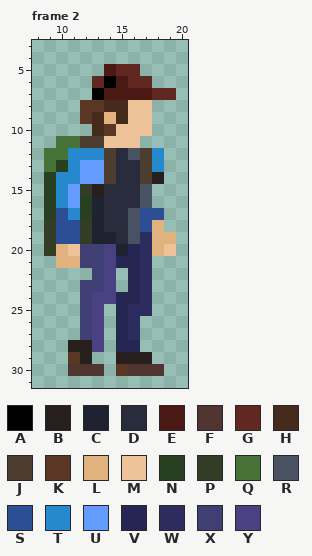
One commit to this pixel-art file: Terrius Remake/Assets/Projeto/Sprites/Characters/Player/HMMIdleBare.aseprite. The picture above is the old version.
32x32 pixels, 2 frames. Shown: frame 2: x 8..20, y 3..31. The commit also changed other frames, which this record leaves out.
Palette (. is transparent): A #000000  B #271f1b  C #1f2231  D #282c3c  E #4b1914  F #4f342f  G #612721  H #452a1b  J #4c3d2e  K #5a3724  L #e2b27e  M #eec39a  N #293f21  P #333c24  Q #477238  R #485262  S #2b4e95  T #2789cd  U #639bff  V #262653  W #2c2c5e  X #3f3f74  Y #494182
Pixels before, frame 2, first column x 9:
 5 .....EGG...
 6 ....GAEGG..
 7 ....AEEEEGG
 8 ...KKHHMM..
 9 ...KHLHMM..
10 ....HKMMM..
11 .QQJJMMM...
12 QQTTTJDRJT.
13 QNTUUJDDJT.
14 NTTUUJDDJB.
15 NTUPBDDDR..
16 NTUNCDDDR..
17 NSTNCDDRSS.
18 PSSPCDDRSL.
19 PSSPCCDRWLL
20 PLMXXYCVWLM
21 .LLXXYVVW..
22 ....XY.VW..
23 ...XXY.VW..
24 ...XYYVVW..
25 ...XY.VWW..
26 ...XY.VW...
27 ...XY.VW...
28 ..BBY.VV...
29 ..KB..BBB..
30 ..FFF.KFFF.
And afterwards:
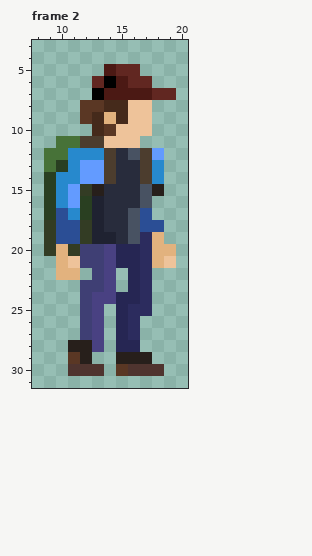
Diff:
Frame 2, layer "Layer 8":
The edit adds colour B in row 15 at x 18.
The edit adds colour L in row 21 at x 18; in row 22 at x 10 to 11.
Colour M gives way to colour L in row 20 at x 19.
The edit adds colour M in row 21 at x 19.
Colour L gives way to colour M in row 21 at x 11.
Colour M gives way to colour P in row 20 at x 11.
Colour L gives way to colour S in row 18 at x 18.
Colour B gives way to colour T in row 14 at x 18.
Colour T gives way to colour U in row 12 at x 18.
Colour C gives way to colour V in row 20 at x 15.
Colour L is gone in row 19 at x 19.
Colour S is gone in row 17 at x 18.
Pixel boxes of the changes (left, top, right, bottom) in both pictures:
changed: (56, 148, 176, 280)
